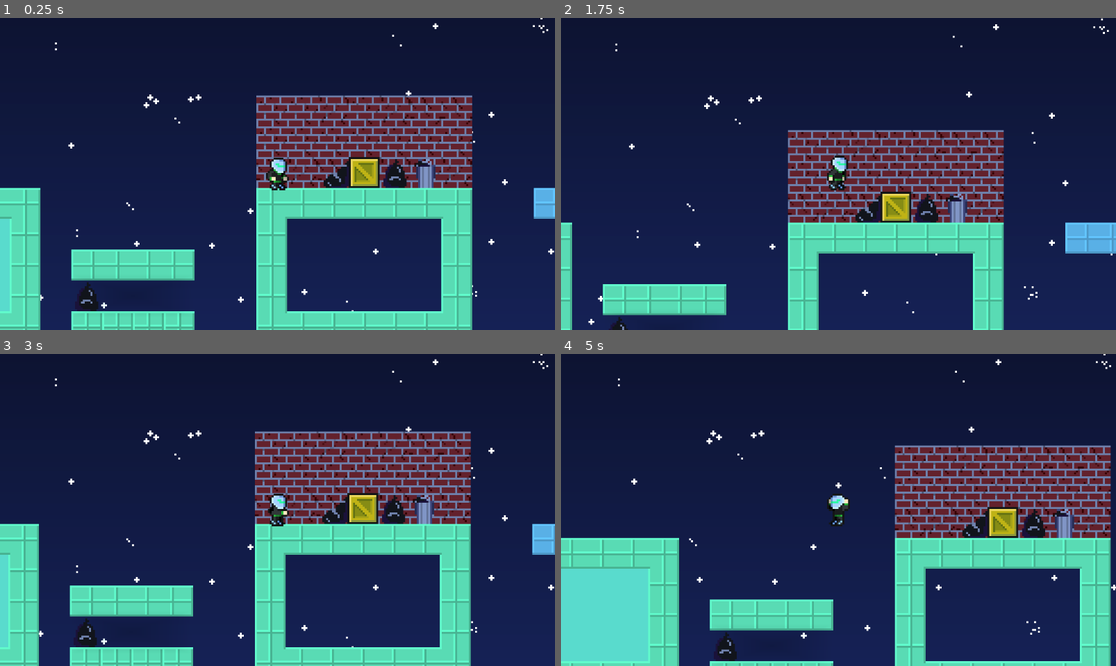
Above: before the commit, frames 1-4 (two rows, left to right).
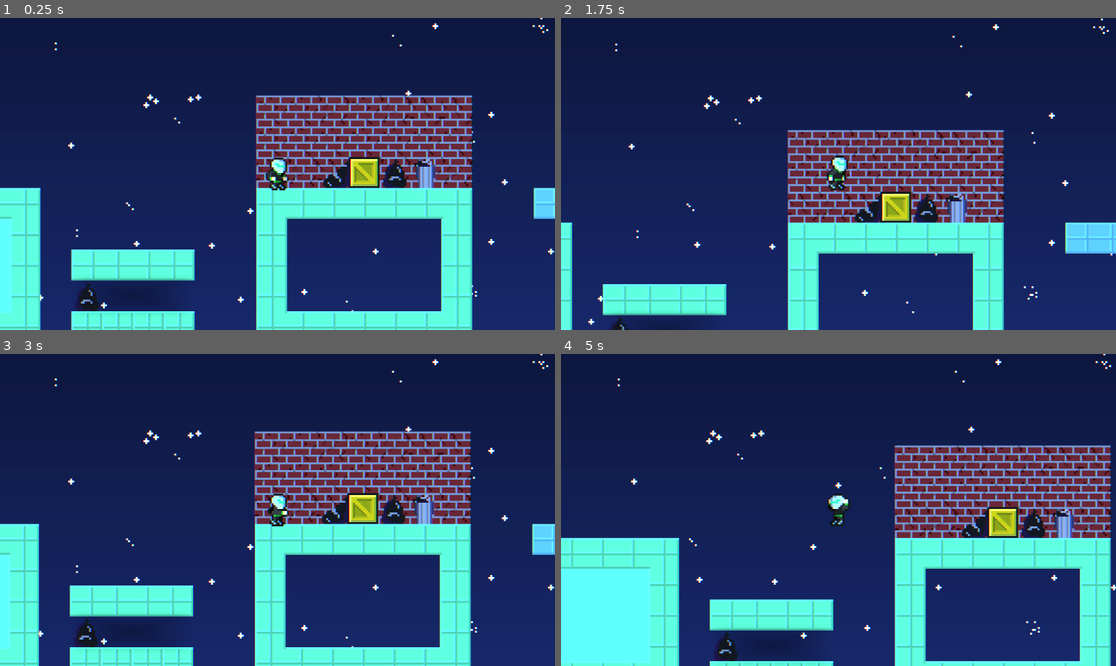
Above: after the commit, the same moments.

Repository: reneelias/Godot-2D-Platformer
Game: Godot game, scene res://Scenes/main.tscn
Two runs of this game, one before a commit and one after it. Both use one fixed random seed, a clock stepped at 60 frames per second and the inputs below.
Inputs:
- Up to frame 1 (0.25 s): no input
- Up to frame 2 (1.75 s): hold R 0.53-1.28 s; hold D (MoveRight) from 0.53 s (still down); tap Space (Jump) at 0.77, 1.52 s; tap R at 1.35 s
- Up to frame 3 (3 s): release D (MoveRight) at 2.03 s; hold A (MoveLeft) 2.03-2.78 s; hold R 2.03-2.78 s; hold D (MoveRight) from 2.78 s (still down); tap R at 2.85 s
- Up to frame 4 (5 s): tap Space (Jump) at 3.02, 3.77, 4.52 s; hold R 3.53-4.28 s; release D (MoveRight) at 4.28 s; hold A (MoveLeft) from 4.28 s (still down); tap R at 4.35 s

The runs differ from the first frame. In frame 1, 22% of the frame differs, in the area x 0-100%, y 0-100%; in frame 2, 16%; in frame 3, 22%; in frame 4, 24%.

Commit message:
add chromatic abberation shader

Diff:
--- /dev/null
+++ b/2d-platformer/ObjectScenes/ChromaticAbberation.gdshader
@@ -0,0 +1,16 @@
+shader_type canvas_item;
+
+uniform float offset = 1.0;
+uniform sampler2D SCREEN_TEXTURE: hint_screen_texture, filter_linear_mipmap;
+
+void fragment(){
+	vec4 green_channel = texture(SCREEN_TEXTURE, SCREEN_UV);
+	vec4 red_channel = texture(SCREEN_TEXTURE, vec2(SCREEN_UV.x + (offset * SCREEN_PIXEL_SIZE.x), SCREEN_UV.y));
+	vec4 blue_channel = texture(SCREEN_TEXTURE, vec2(SCREEN_UV.x - (offset * SCREEN_PIXEL_SIZE.x), SCREEN_UV.y));
+	COLOR = vec4(red_channel.r, green_channel.g, blue_channel.b, 1.0);
+}
+
+//void light() {
+//	// Called for every pixel for every light affecting the CanvasItem.
+//	// Uncomment to replace the default light processing function with this one.
+//}
--- a/2d-platformer/ObjectScenes/Player.tscn
+++ b/2d-platformer/ObjectScenes/Player.tscn
@@ -1,11 +1,21 @@
-[gd_scene load_steps=14 format=3 uid="uid://ccwmsb5ujo4ku"]
+[gd_scene load_steps=18 format=3 uid="uid://ccwmsb5ujo4ku"]
 
 [ext_resource type="Script" uid="uid://c71maiyhaww64" path="res://Scripts/CharacterController.gd" id="1_tryvm"]
 [ext_resource type="Script" uid="uid://c43q83dh0qpt7" path="res://Scripts/CameraController.gd" id="3_5podq"]
 [ext_resource type="Texture2D" uid="uid://3s0xlldium38" path="res://Sprites/Character_SpriteSheet.png" id="3_akhjb"]
+[ext_resource type="Texture2D" uid="uid://dmdlgegia3xjr" path="res://Sprites/Wall.png" id="4_akhjb"]
+[ext_resource type="Shader" uid="uid://ek88p73cly8c" path="res://ObjectScenes/ChromaticAbberation.gdshader" id="4_wpivi"]
 
 [sub_resource type="RectangleShape2D" id="RectangleShape2D_0xm2m"]
 size = Vector2(8, 11.5)
+
+[sub_resource type="ShaderMaterial" id="ShaderMaterial_1gky5"]
+shader = ExtResource("4_wpivi")
+shader_parameter/offset = 1.0
+
+[sub_resource type="AtlasTexture" id="AtlasTexture_wpivi"]
+atlas = ExtResource("4_akhjb")
+region = Rect2(80, 0, 16, 16)
 
 [sub_resource type="Animation" id="Animation_1gky5"]
 resource_name = "Fall"
@@ -326,6 +336,14 @@
 zoom = Vector2(4, 4)
 script = ExtResource("3_5podq")
 
+[node name="ChromaticAbberation" type="TextureRect" parent="Camera2D"]
+material = SubResource("ShaderMaterial_1gky5")
+offset_left = -144.0
+offset_top = -81.0
+offset_right = 144.0
+offset_bottom = 81.0
+texture = SubResource("AtlasTexture_wpivi")
+
 [node name="AnimationPlayer" type="AnimationPlayer" parent="."]
 libraries = {
 &"": SubResource("AnimationLibrary_wpivi")
Not shown, added: 2d-platformer/ObjectScenes/ChromaticAbberation.gdshader.uid
